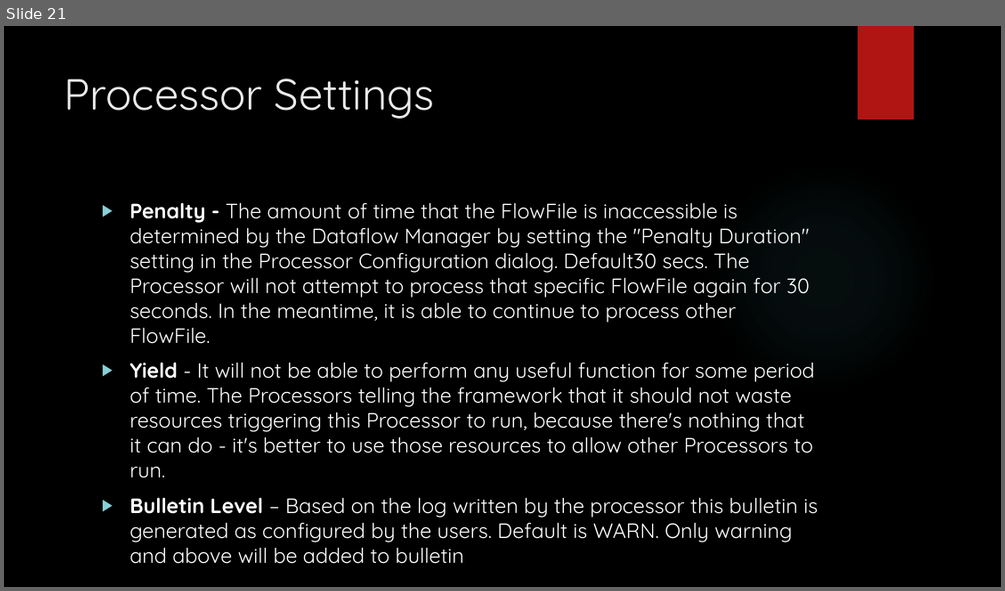
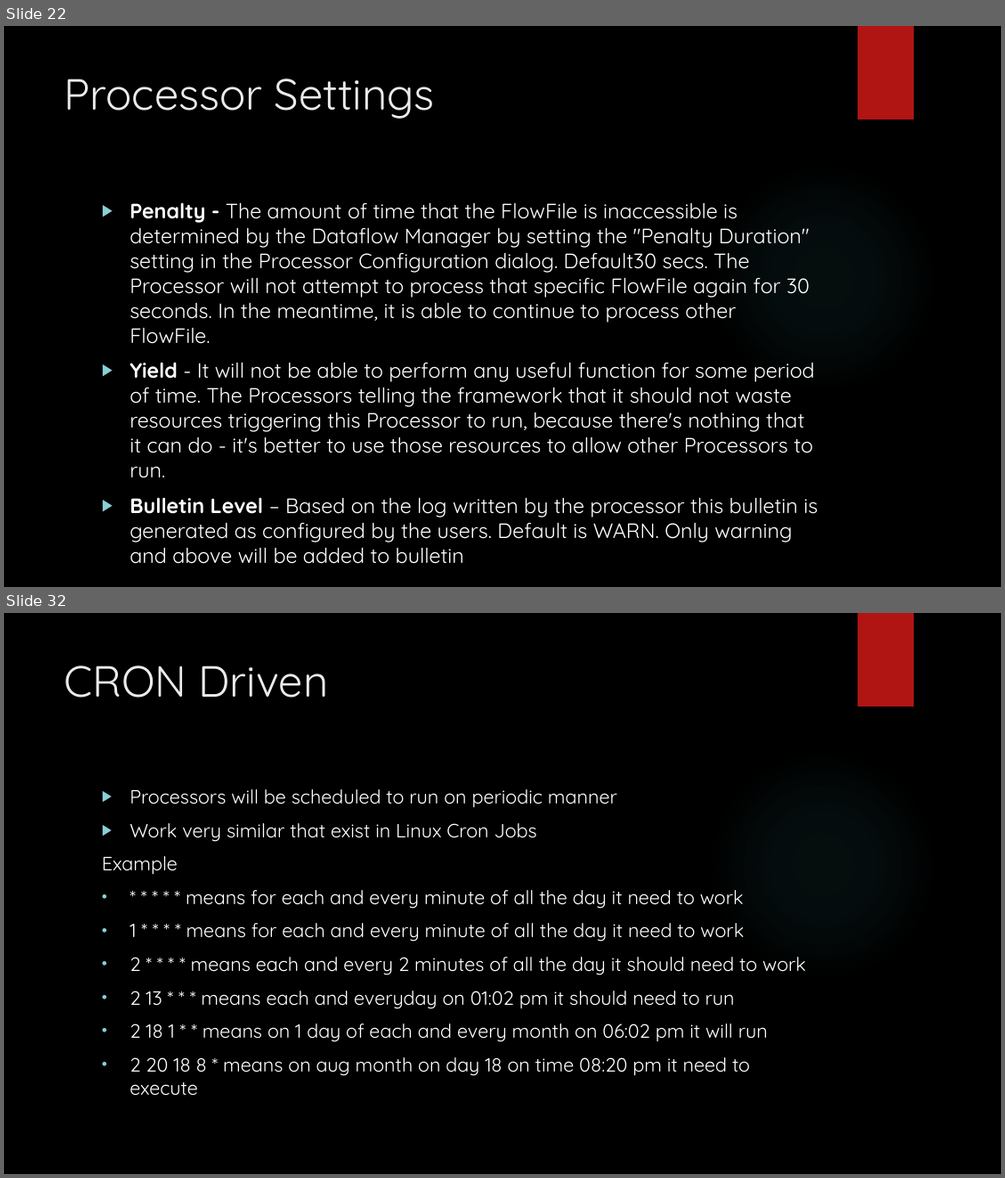
Before and after one commit to karthick1808/apachenifi, a slide deck: Apache Nifi.pptx. Shown one above the other, each under a label of ours: slide 21 before the commit, slides 22 and 32 after it; the slides between them are not shown. The pictures are 1005x591 and 1005x1178 pixels, drawn with LibreOffice and Linux fonts; fonts in the diff are those of the drawing; background and template pictures are left out. Boxes give left, top, right and bottom in pixels: in the first picture for what was removed or moved away, otherwise in the second. Text is boxed around its words. In the diff, an @@ line names an element or a change of style, - is before the commit and + after.

```diff
--- a/Apache Nifi.pptx
+++ b/Apache Nifi.pptx
@@ slide 32 added at (x1=4, y1=613, x2=1001, y2=1174), background picture (left out); not listed: 2 template elements that a slide beside it also shows @@
@@ title added at (x1=65, y1=666, x2=329, y2=698), 42 pt, text #EBEBEB @@
+CRON Driven
@@ text added at (x1=102, y1=789, x2=806, y2=1095), 18.5 pt, text #FFFFFF @@
+▶ Processors will be scheduled to run on periodic manner
+▶ Work very similar that exist in Linux Cron Jobs
+Example
+• * * * * * means for each and every minute of all the day it need to work
+• 1 * * * * means for each and every minute of all the day it need to work
+• 2 * * * * means each and every 2 minutes of all the day it should need to work
+• 2 13 * * * means each and everyday on 01:02 pm it should need to run
+• 2 18 1 * * means on 1 day of each and every month on 06:02 pm it will run
+• 2 20 18 8 * means on aug month on day 18 on time 08:20 pm it need to execute
@@ what was slide 21 is now slide 22 @@
```
Also in this commit, not shown: 1 slide changed, 10 other slides added.
